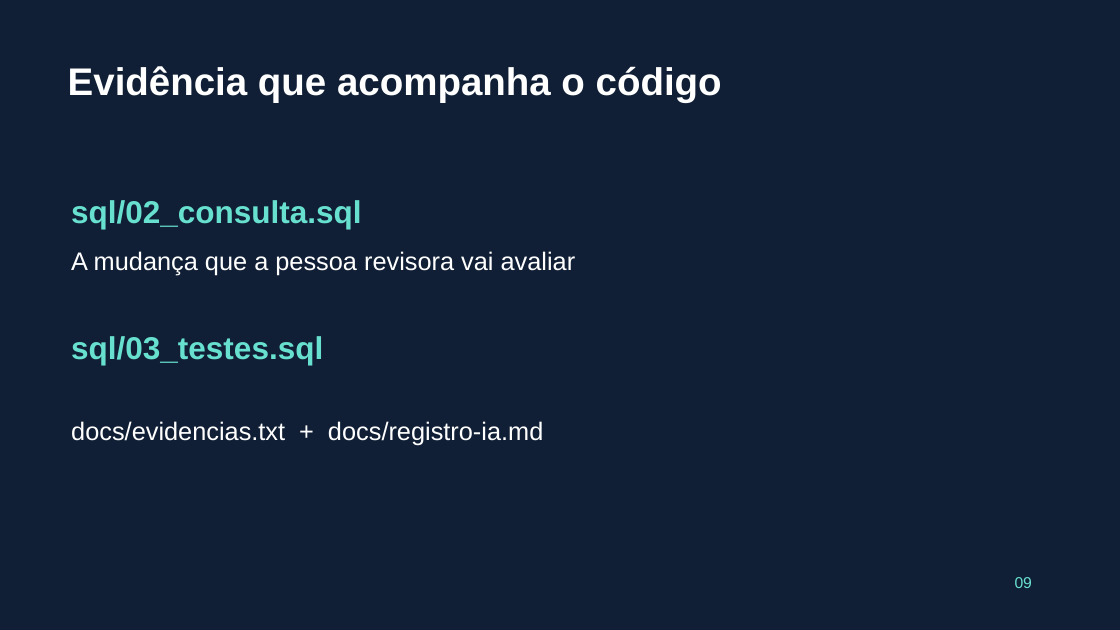
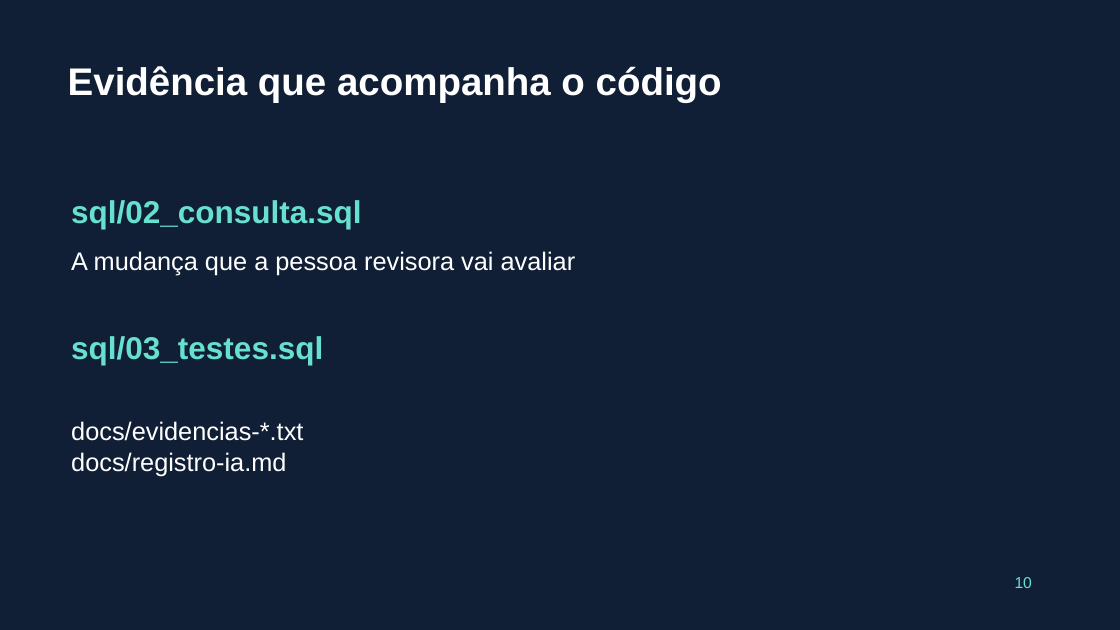
Before and after one commit to pedropalmieri/workshop4-pr-sql-ia, a slide deck: slide 10 of materiais/Workshop4-19nov2026.pptx (slide 9 before the commit). Drawn at 1120x630 pixels with LibreOffice and Linux fonts; fonts in the diff are those of the drawing. Boxes give left, top, right and bottom in pixels: in the first picture for what was removed or moved away, otherwise in the second. Text is boxed around its words. In the diff, an @@ line names an element or a change of style, - is before the commit and + after.

```diff
--- a/materiais/Workshop4-19nov2026.pptx
+++ b/materiais/Workshop4-19nov2026.pptx
@@ text at (71, 421, 303, 476): text changed @@
-docs/evidencias.txt + docs/registro-ia.md
+docs/evidencias-*.txt
+docs/registro-ia.md
@@ text at (1015, 577, 1032, 588): text changed @@
-09
+10
```
Also in this commit, not shown: 10 other slides changed, 1 slide added, 10 other files.
